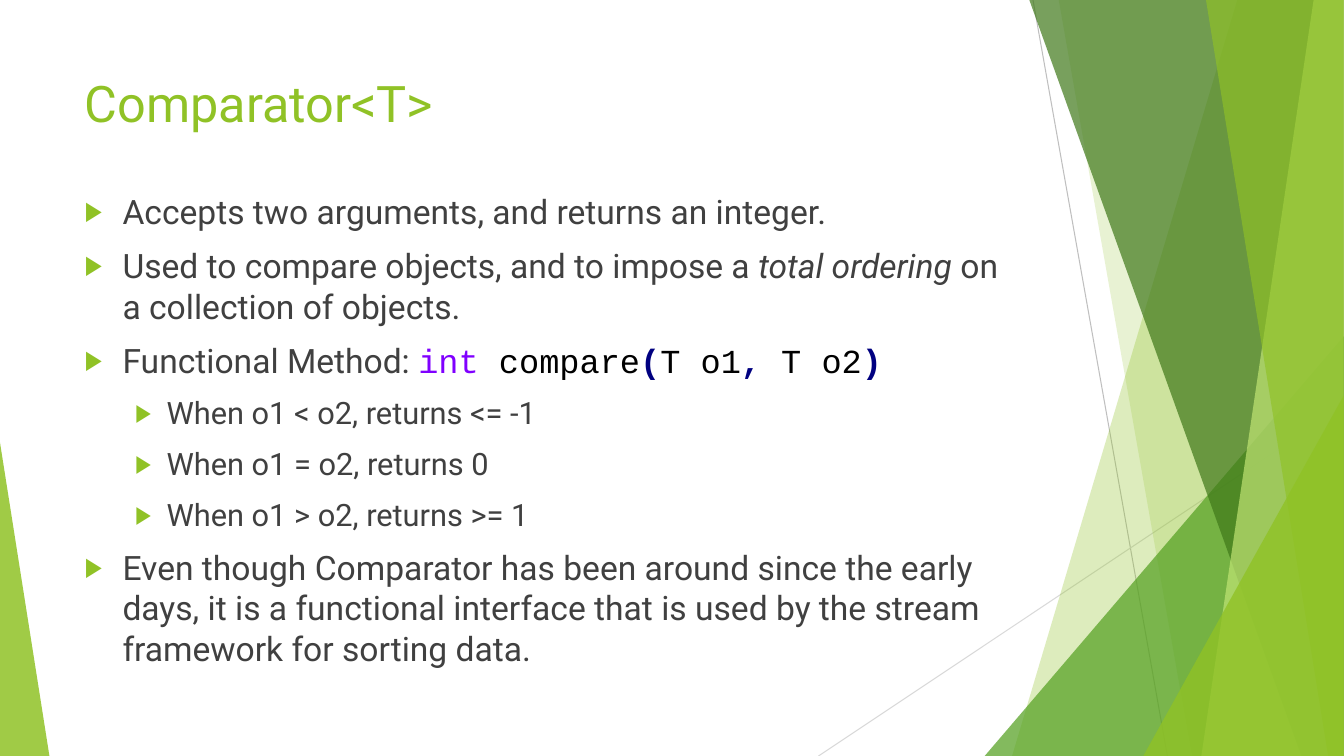
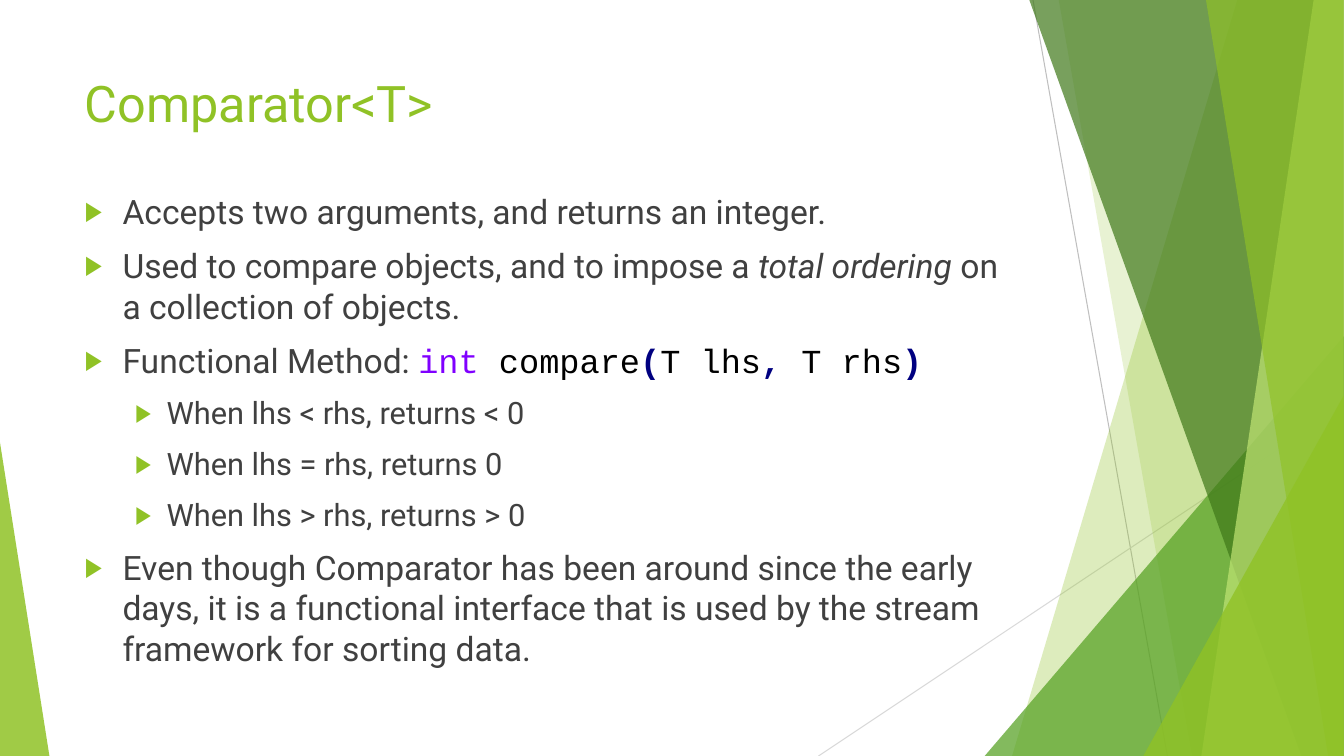
Before and after one commit to RichardRoda/2017-CodePaLOUsa-Lambda, a slide deck: slide 15 of Learning to Love the Lambda in the Stream.pptx. Drawn at 1344x756 pixels with LibreOffice and Linux fonts; fonts in the diff are those of the drawing. Boxes give left, top, right and bottom in pixels: in the first picture for what was removed or moved away, otherwise in the second. Text is boxed around its words. In the diff, an @@ line names an element or a change of style, - is before the commit and + after.

```diff
--- a/Learning to Love the Lambda in the Stream.pptx
+++ b/Learning to Love the Lambda in the Stream.pptx
@@ text at [123,348,923,530]: text changed @@
-▶ Functional Method: int compare(T o1, T o2)
-  ▶ When o1 < o2, returns <= -1
-  ▶ When o1 = o2, returns 0
-  ▶ When o1 > o2, returns >= 1
+▶ Functional Method: int compare(T lhs, T rhs)
+  ▶ When lhs < rhs, returns < 0
+  ▶ When lhs = rhs, returns 0
+  ▶ When lhs > rhs, returns > 0
```
Also in this commit, not shown: 18 other slides changed.
